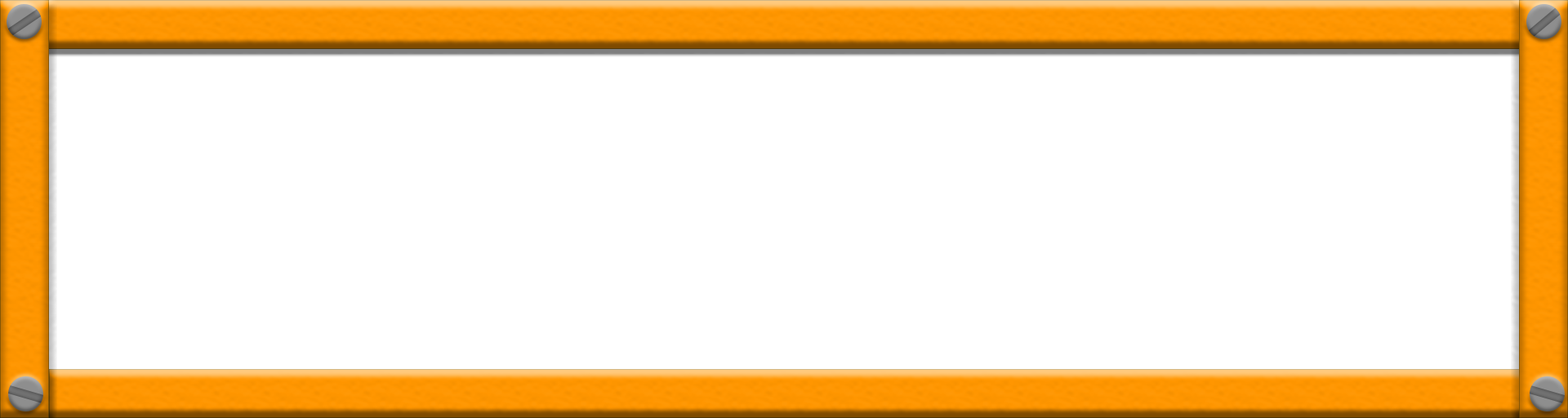
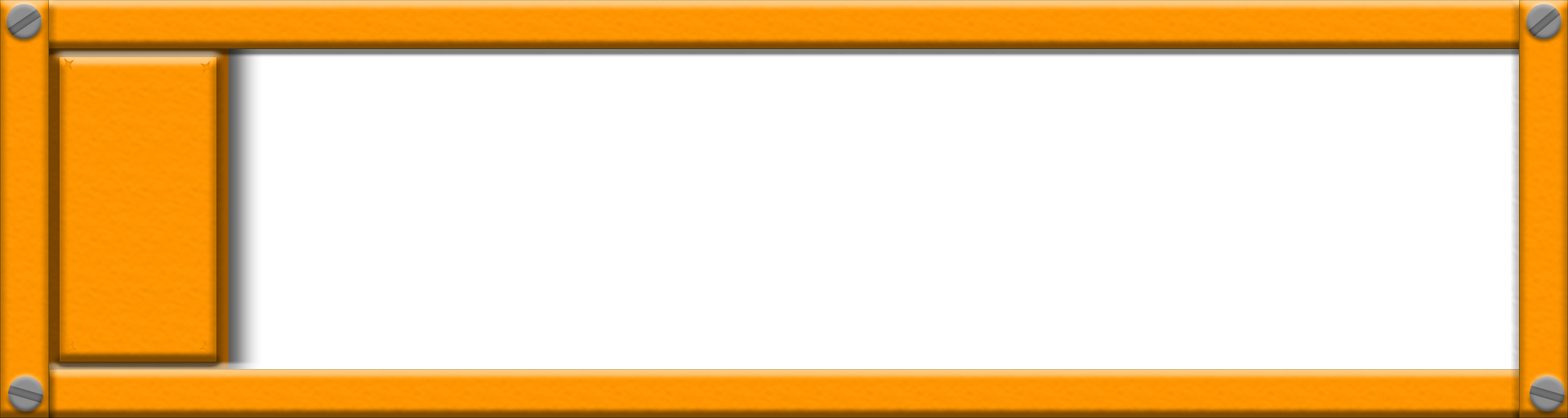
Comparing the layer stacks of the two 1568px x 418px images. Changes:
added layer "多边形 1 拷贝 3" above "矩形 3" over [62, 57, 214, 355]
added layer "矩形 3" above "螺丝钉" over [59, 57, 217, 362]
added layer "图层 9" above "图层 8 拷贝 3" over [49, 49, 229, 370]
